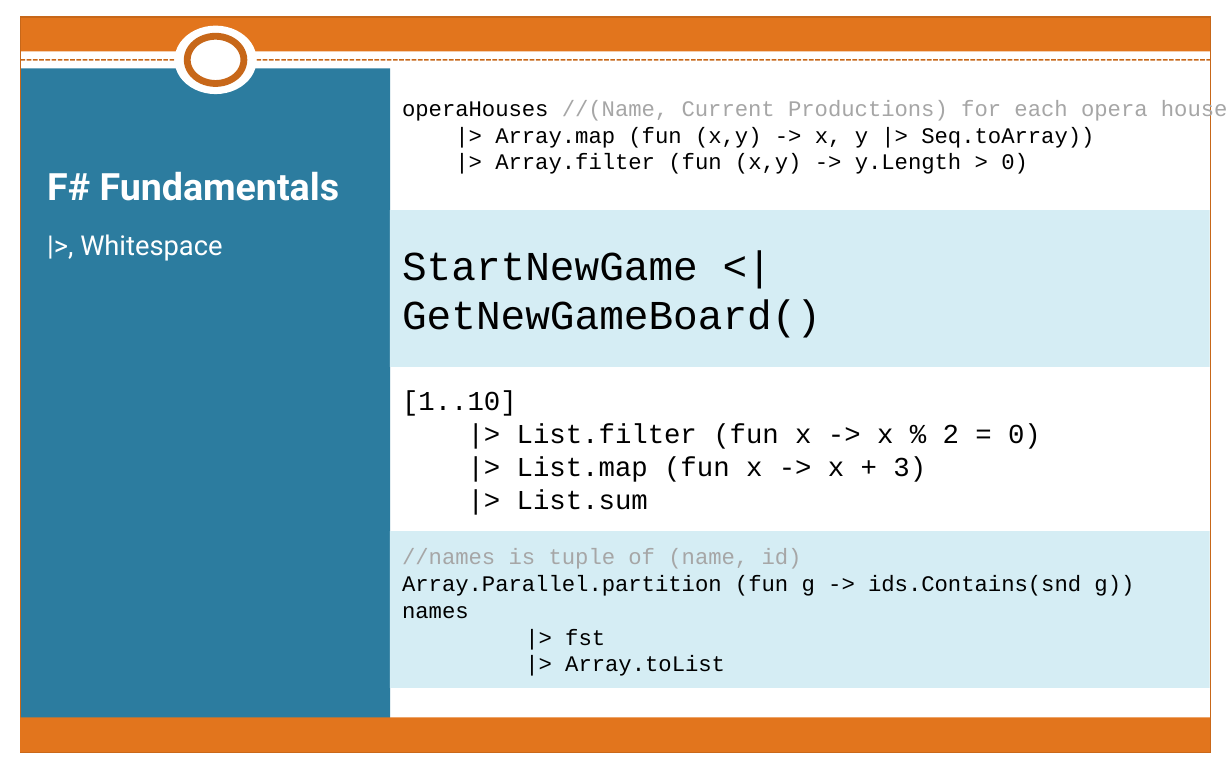
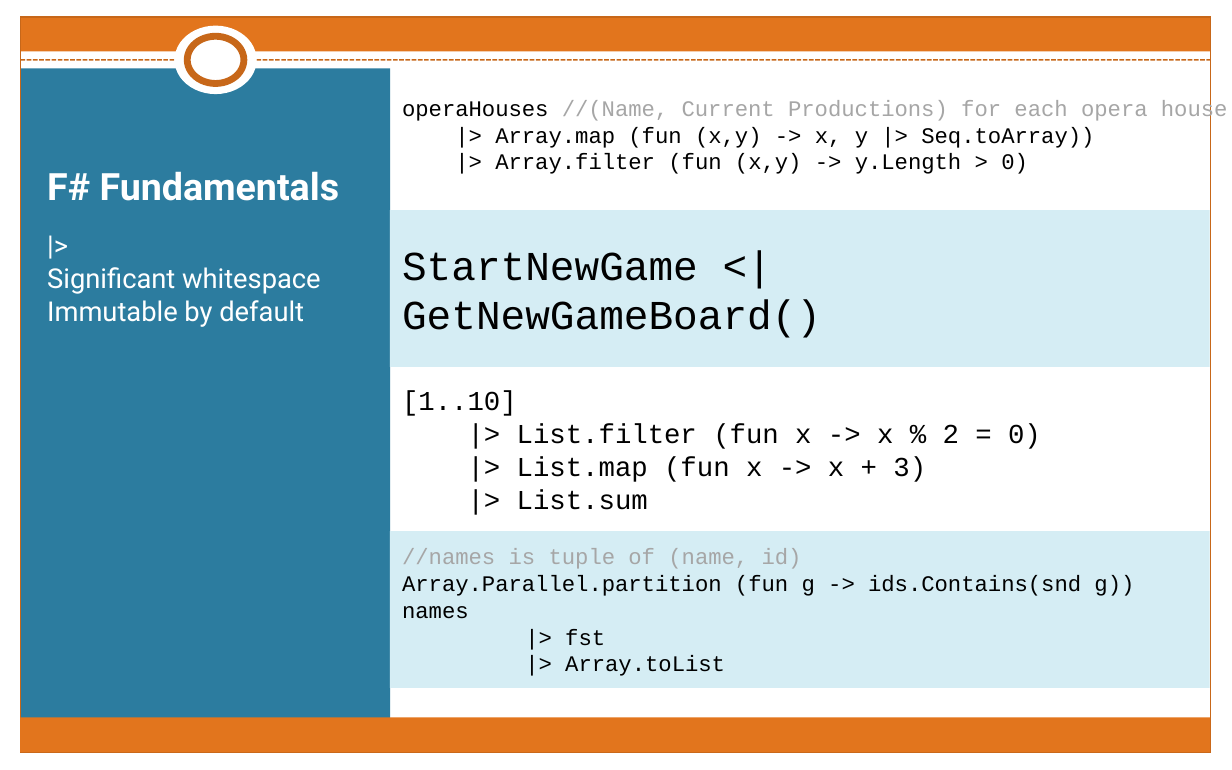
Before and after one commit to rachelblasucci/Current-Talks, a slide deck: slide 6 of Intro to Xamarin F#/F#-iOS.pptx. Drawn at 1232x770 pixels with LibreOffice and Linux fonts; fonts in the diff are those of the drawing. Boxes give left, top, right and bottom in pixels: in the first picture for what was removed or moved away, otherwise in the second. Text is boxed around its words. In the diff, an @@ line names an element or a change of style, - is before the commit and + after.

```diff
--- a/Intro to Xamarin F#/F#-iOS.pptx
+++ b/Intro to Xamarin F#/F#-iOS.pptx
@@ text at (47, 267, 321, 327): text changed @@
-|>, Whitespace
+|>
+Significant whitespace
+Immutable by default
```
Also in this commit, not shown: 11 other slides changed, 3 slides added, 2 slides removed, 55 other files.
